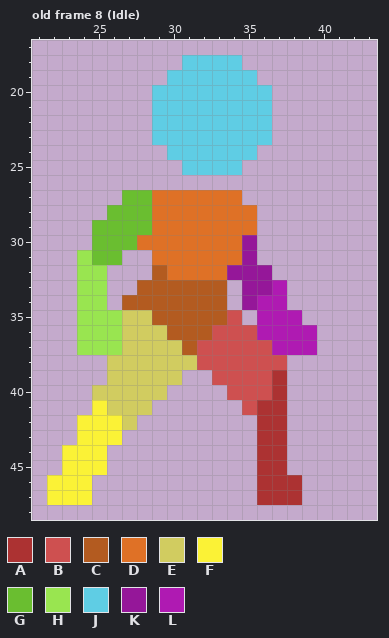
Two versions of one pixel-art file, godot/godot_4/2023/13/assets/base_template/template_character.aseprite. That is the earlier state.
64x64 pixels, 36 frames. Shown: old frame 8 (Idle): x 21..43, y 17..48. The commit also changed other frames, which this record leaves out.
Visible layers, top first: "Sword", "Head", "Front Arm", "Front Leg", "Torso", "Back Leg", "Back arm".
Palette (. is transparent): A #ac3232  B #ce5050  C #b35b20  D #df7126  E #d1cc60  F #fbf236  G #6abe30  H #99e550  J #5fcde4  K #951799  L #af1ab2
Pixels before, old frame 8 (Idle), first column x 22:
18 .........JJJJ.....
19 ........JJJJJJ....
20 .......JJJJJJJJ...
21 .......JJJJJJJJ...
22 .......JJJJJJJJ...
23 .......JJJJJJJJ...
24 ........JJJJJJ....
25 .........JJJJ.....
26 ..................
27 .....GGDDDDDD.....
28 ....GGGDDDDDDD....
29 ...GGGGDDDDDDD....
30 ...GGGDDDDDDDK....
31 ..HGG..DDDDDDK....
32 ..HH...CDDDDKKK...
33 ..HH..CCCCCC.KKL..
34 ..HH.CCCCCCC.KLL..
35 ..HHHEECCCCCB.LLL.
36 ..HHHEEECCCBBBLLLL
37 ..HHHEEEECBBBBBLLL
38 ....EEEEEEBBBBBB..
39 ....EEEEE..BBBBA..
40 ...EEEEE....BBBA..
41 ...FEEE......BAA..
42 ..FFFE........AA..
43 ..FFF.........AA..
44 .FFF..........AA..
45 .FFF..........AA..
46 FFF...........AAA.
47 FFF...........AAA.
And afterwards:
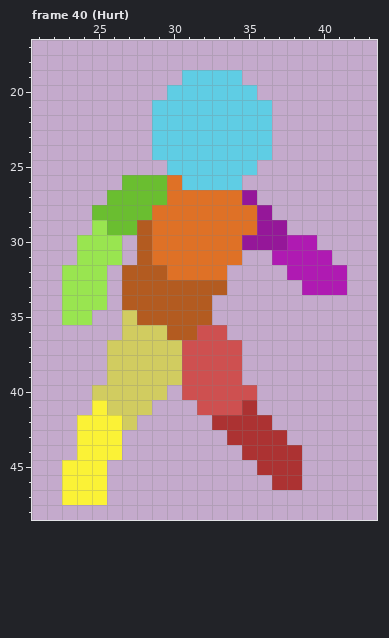
A new or re-ordered frame is compared with the old frame closest to it.
The author wrote: Add hurt state
The exact change:
frames 36 -> 40
Changed rows in their new state; - is an unchanged pixel.
Frame 40 (Hurt) is new; against old frame 8 (Idle):
first column x 29:
18 --....--
19 -.----.-
20 .------.
first column x 22:
24 -------J------J-----
25 --------J----J------
26 -----GGGDJJJJ-------
27 ----G--G-----K------
28 ---G----------K-----
29 ---H--C-------KK----
30 --HHH.C-------KKLL--
31 ---HH-C------.-LLLL-
32 -H---CC-----...-LLLL
33 -H---C-------...-LLL
34 -H---------.-...----
35 -H-..-C----..-...---
36 --...-----B-......--
37 --..E----B---.....--
38 ---------B---...----
39 ---------BB--...----
40 ---------BBB--..----
41 ----------BBBA..----
42 -----------AAA-.----
43 ------------AA------
44 -.--F--------A--A---
45 ----------------A---
46 .--F----------.-----
47 .--F----------...---
